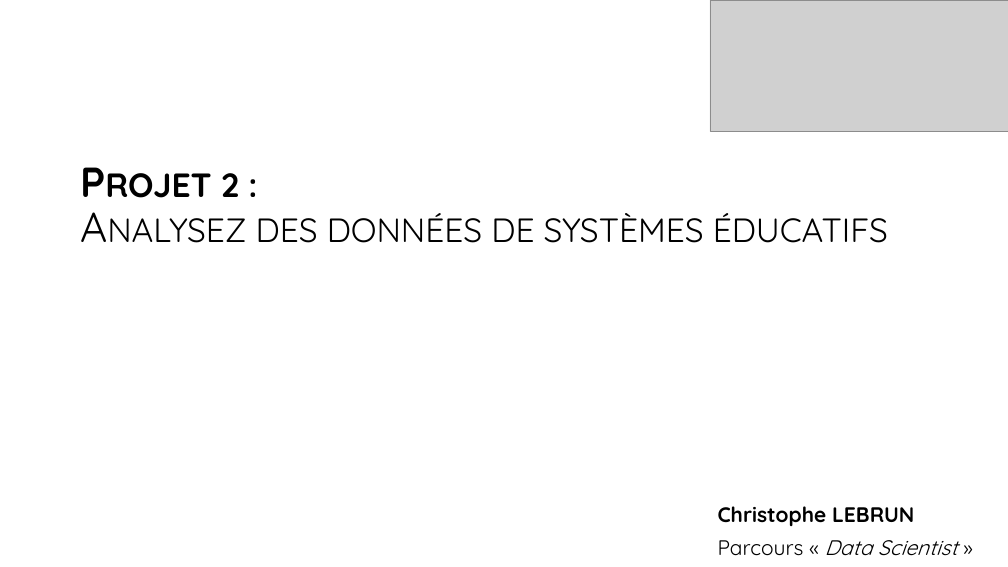
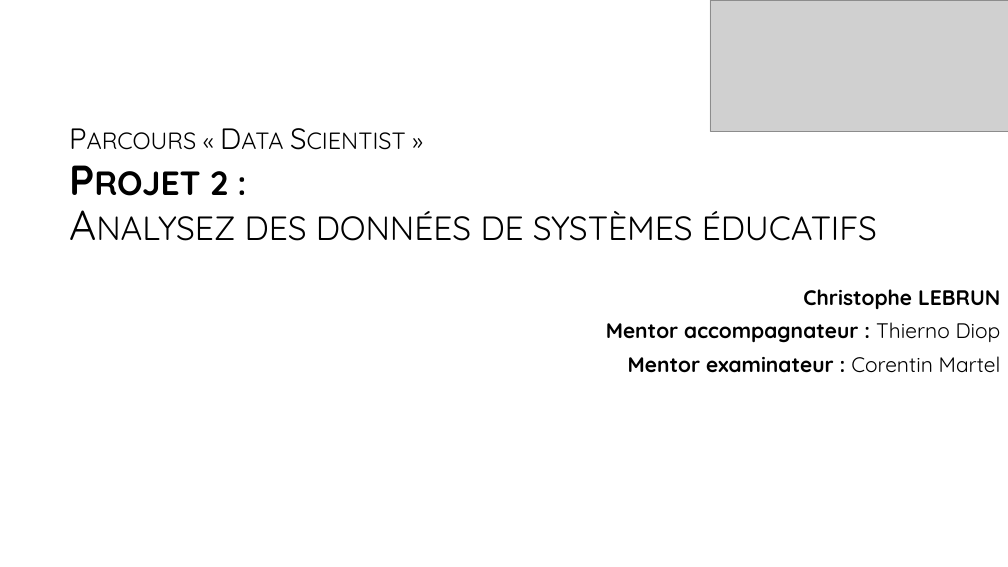
Before and after one commit to bayethiernodiop/Parcours-Data-Scientist, a slide deck: slide 1 of projet2/projet2.pptx. Drawn at 1008x567 pixels with LibreOffice and Linux fonts; fonts in the diff are those of the drawing; grey boxes stand for pictures; background and template pictures are left out. Boxes give left, top, right and bottom in pixels: in the first picture for what was removed or moved away, otherwise in the second. Text is boxed around its words. In the diff, an @@ line names an element or a change of style, - is before the commit and + after.

Commit message:
Soutenance blanche, projet 2

```diff
--- a/projet2/projet2.pptx
+++ b/projet2/projet2.pptx
@@ text added at (62,116,613,160), 28 pt, text #000000, small capitals @@
+Parcours « Data Scientist »
@@ title "Projet 2 : Analysez des ...": place and size @@
-title "Projet 2 : Analysez des ..." at (221,173,888,243)
+title "Projet 2 : Analysez des ..." at (210,171,877,241)
@@ subtitle "Christophe LEBRUN": place and size @@
-subtitle "Christophe LEBRUN" at (718,506,958,556)
+subtitle "Christophe LEBRUN" at (606,289,1001,373)
@@ subtitle at (803,289,1000,309): alignment left to right @@
@@ subtitle at (606,322,1001,373): text changed; bold on; italic off @@
-Parcours « Data Scientist »
+Mentor accompagnateur : Thierno Diop
+Mentor examinateur : Corentin Martel
```
Also in this commit, not shown: 3 other slides changed, 4 slides added, 2 other files.
